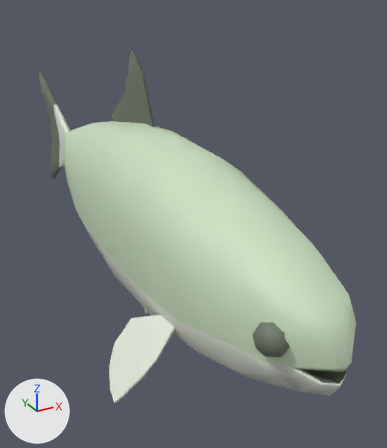
The FBX model Assets/Common/Models/fish1.fbx as it was, and as the next commit left it.
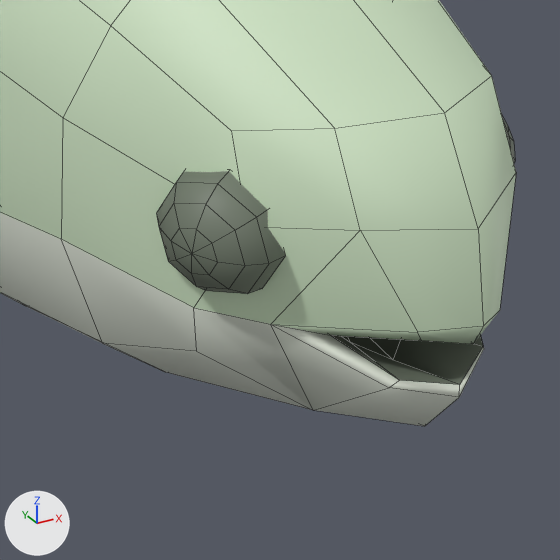
Each version appears first whole from a 50 mm camera at (-0.166, -0.426, 0.161) aimed at (0.046, -0.041, -0.031), and next in a close-up on the part from 54% to 95% of the width and 61% to 97% of the height. The axes (+X, +Y, +Z) are drawn at lower left. The lights are the same throughout. The close-ups show mesh edges as thin lines. Where no turn or scale is listed for an object, it has been applied to the vertices.

In view in the first close-up: 'fish1'.
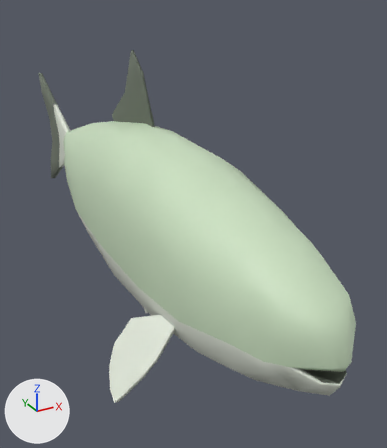
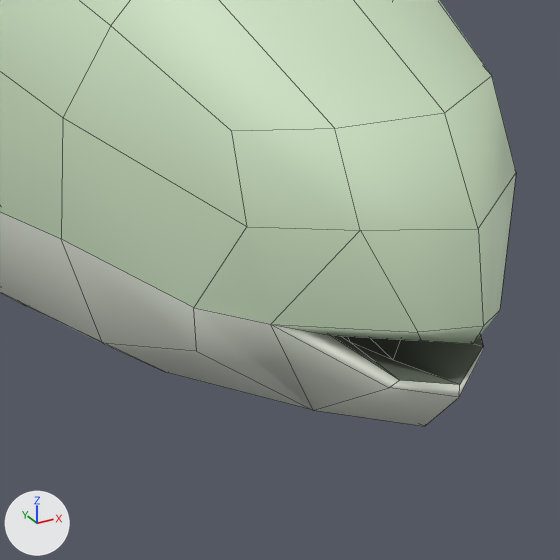
Changed parts and their boxes [x1, y1, x2, y2] in the close-ups (560 x 560 px):
part 1 of me_mesh, deleted
    before: [502, 116, 515, 162]
part 2 of me_mesh, deleted
    before: [156, 171, 286, 294]

Diff of the bpy script that builds the scene:
```diff
--- a/Assets/Common/Models/fish1.fbx.py
+++ b/Assets/Common/Models/fish1.fbx.py
@@ me_mesh @@
 me_mesh.from_pydata(...)  # 367 vertices, 365 faces; spans x -0.08..0.08, y -0.277..0.277, z -0.118..0.118
 # used by ob_fish1; location = (0.0, -0.0001, -0.0001)
+# me_mesh part 1: the loose piece of 33 vertices spanning x 0.017..0.03, y -0.259..-0.239, z -0.011..0.01 is deleted
+# me_mesh part 2: the loose piece of 33 vertices spanning x -0.031..-0.018, y -0.257..-0.238, z -0.011..0.01 is deleted
 me_mesh.materials.append(mat_fishwhite)
```
